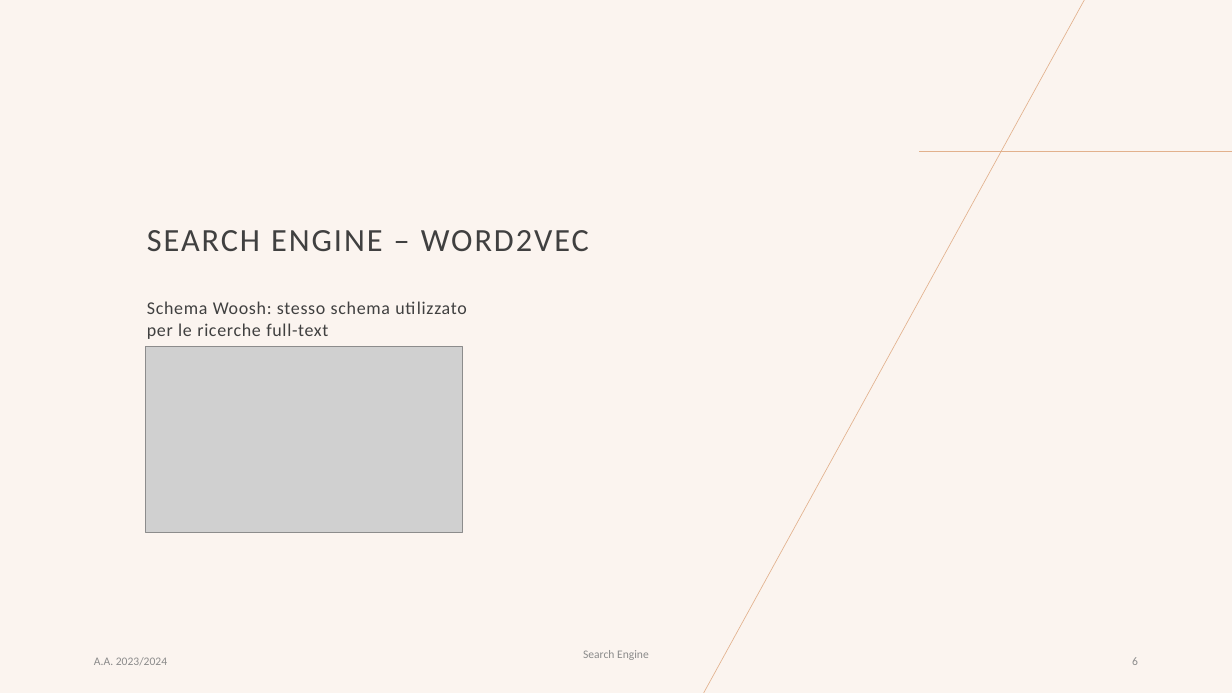
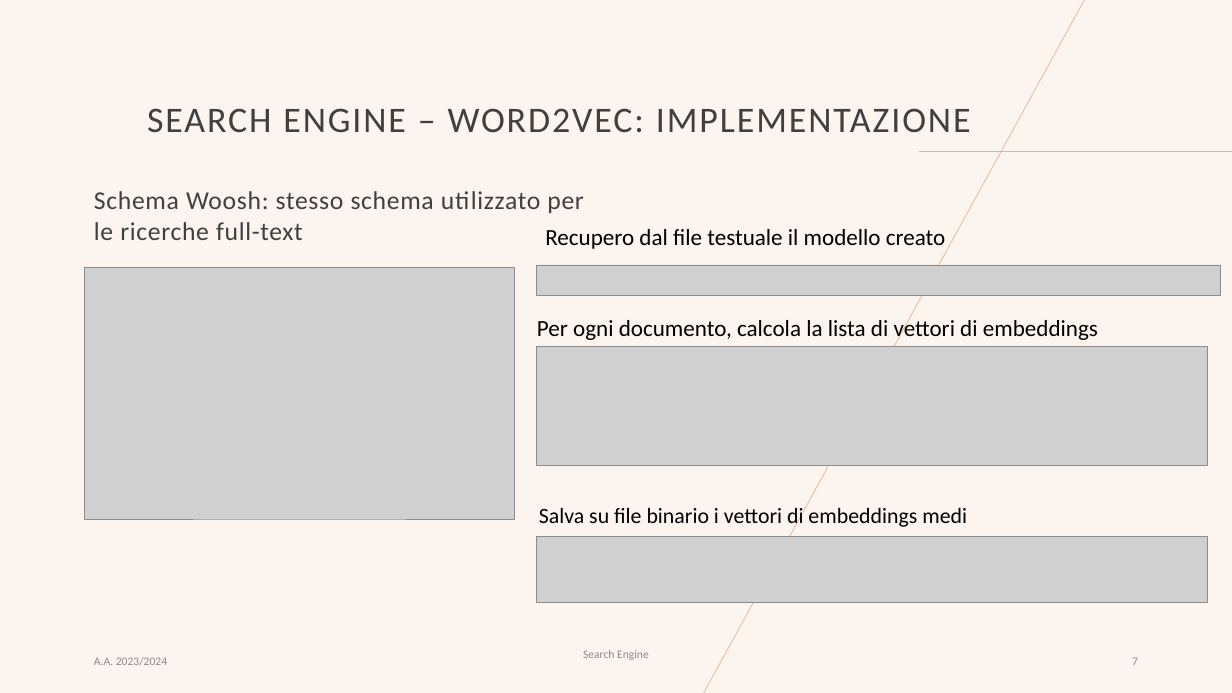
Before and after one commit to alefranco41/Progetto_IR, a slide deck: slide 7 of Progetto_IR_presentazione.pptx (slide 6 before the commit). Drawn at 1232x693 pixels with LibreOffice and Linux fonts; fonts in the diff are those of the drawing; grey boxes stand for pictures. Boxes give left, top, right and bottom in pixels: in the first picture for what was removed or moved away, otherwise in the second. Text is boxed around its words. In the diff, an @@ line names an element or a change of style, - is before the commit and + after.

```diff
--- a/Progetto_IR_presentazione.pptx
+++ b/Progetto_IR_presentazione.pptx
@@ title at (147, 108, 971, 133): text changed; size 25.2 to 28 pt @@
-SEARCH ENGINE – WORD2VEC
+SEARCH ENGINE – WORD2VEC: IMPLEMENTAZIONE
@@ text "Schema Woosh: stesso schema utilizzato ...": place and size @@
-text "Schema Woosh: stesso schema utilizzato ..." at (147, 301, 466, 339)
+text "Schema Woosh: stesso schema utilizzato ..." at (94, 191, 583, 240)
@@ text "Schema Woosh: stesso schema utilizzato ..." at (94, 191, 583, 240): size 14 to 20 pt @@
@@ text added at (545, 229, 945, 249), 18 pt, text #000000 @@
+Recupero dal file testuale il modello creato
@@ picture: place and size @@
-picture at (145, 347, 463, 532)
+picture at (85, 268, 515, 519)
@@ picture added at (536, 265, 1221, 296) @@
@@ text added at (537, 317, 1098, 343), 18 pt, text #000000 @@
+Per ogni documento, calcola la lista di vettori di embeddings
@@ picture added at (536, 347, 1208, 467) @@
@@ text added at (539, 508, 967, 530), 17 pt, text #000000 @@
+Salva su file binario i vettori di embeddings medi
@@ picture added at (536, 537, 1208, 604) @@
@@ page number at (1132, 657, 1138, 665): text changed @@
-6
+7
```
Also in this commit, not shown: 4 other slides changed, 10 slides added, 1 slide removed.
